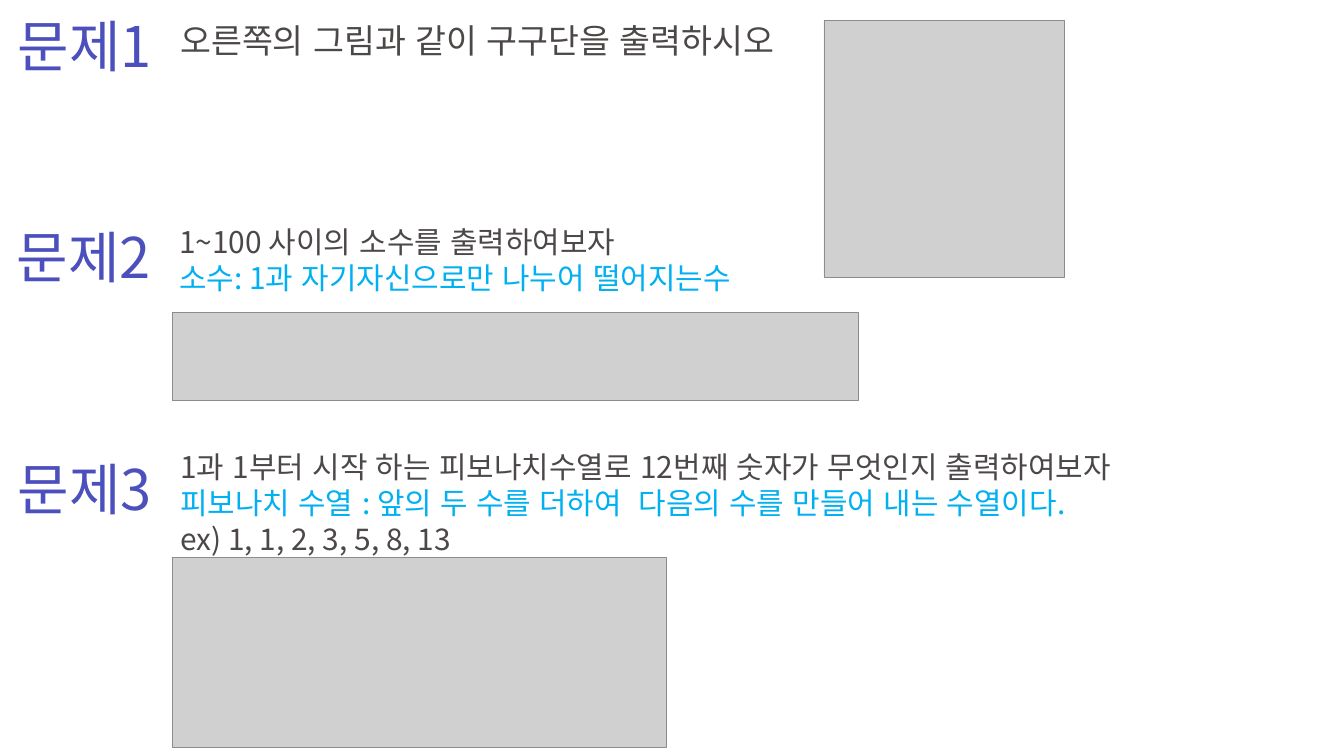
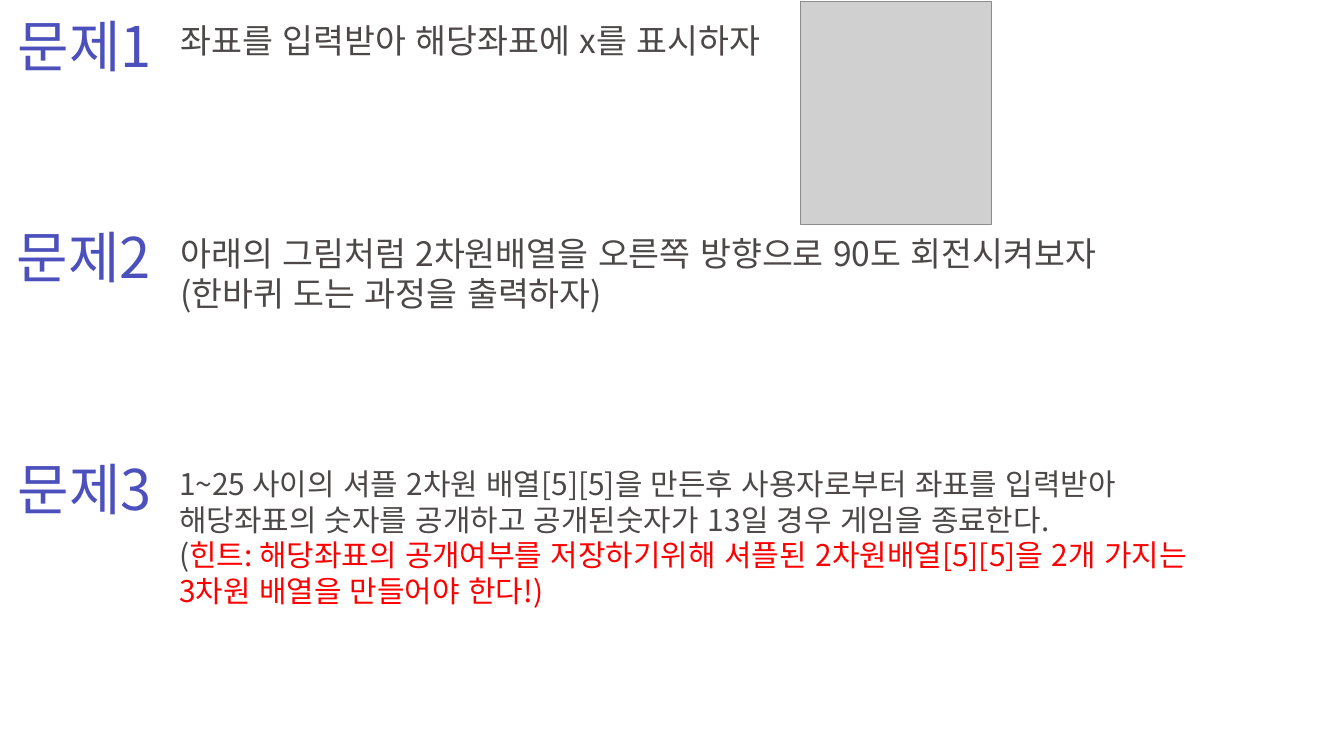
Before and after one commit to zest132/JavaLecture, a slide deck: slide 32 of JavaLecture/LectureFile/java 5강.pptx (slide 42 before the commit). Drawn at 1344x756 pixels with LibreOffice and Linux fonts; fonts in the diff are those of the drawing; grey boxes stand for pictures. Boxes give left, top, right and bottom in pixels: in the first picture for what was removed or moved away, otherwise in the second. Text is boxed around its words. In the diff, an @@ line names an element or a change of style, - is before the commit and + after.

```diff
--- a/JavaLecture/LectureFile/java 5강.pptx
+++ b/JavaLecture/LectureFile/java 5강.pptx
@@ text at (180, 25, 760, 56): text changed @@
-오른쪽의 그림과 같이 구구단을 출력하시오
+좌표를 입력받아 해당좌표에 x를 표시하자
@@ picture added at (800, 2, 991, 224) @@
@@ picture removed at (824, 20, 1064, 278) @@
@@ text added at (180, 238, 1096, 313), 36 pt, text #4D4848 @@
+아래의 그림처럼 2차원배열을 오른쪽 방향으로 90도 회전시켜보자
+(한바퀴 도는 과정을 출력하자)
@@ picture removed at (173, 312, 859, 400) @@
@@ text at (179, 470, 1186, 608): text changed; text colour #00B0F0 to #4D4848 @@
-1~100 사이의 소수를 출력하여보자
-소수: 1과 자기자신으로만 나누어 떨어지는수
+1~25 사이의 셔플 2차원 배열[5][5]을 만든후 사용자로부터 좌표를 입력받아 해당좌표의 숫자를 공개하고 공개된숫자가 13일 경우 게임을 종료한다.
+(힌트: 해당좌표의 공개여부를 저장하기위해 셔플된 2차원배열[5][5]을 2개 가지는 3차원 배열을 만들어야 한다!)
@@ text removed at (180, 453, 1111, 556) @@
-1과 1부터 시작 하는 피보나치수열로 12번째 숫자가 무엇인지 출력하여보자
-피보나치 수열 : 앞의 두 수를 더하여 다음의 수를 만들어 내는 수열이다.
-ex) 1, 1, 2, 3, 5, 8, 13
@@ picture removed at (173, 557, 666, 747) @@
```
Also in this commit, not shown: 1 other slide changed, 10 slides added, 20 slides removed, 3 other files.
